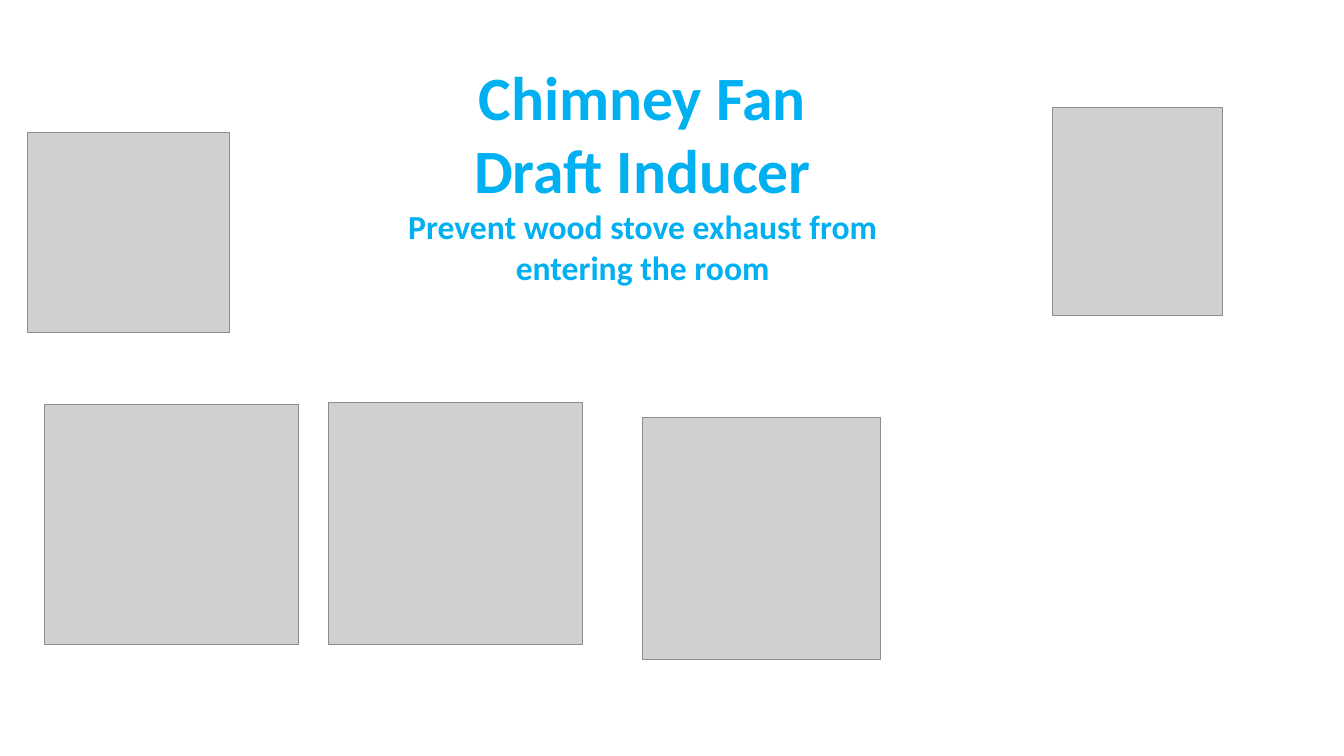
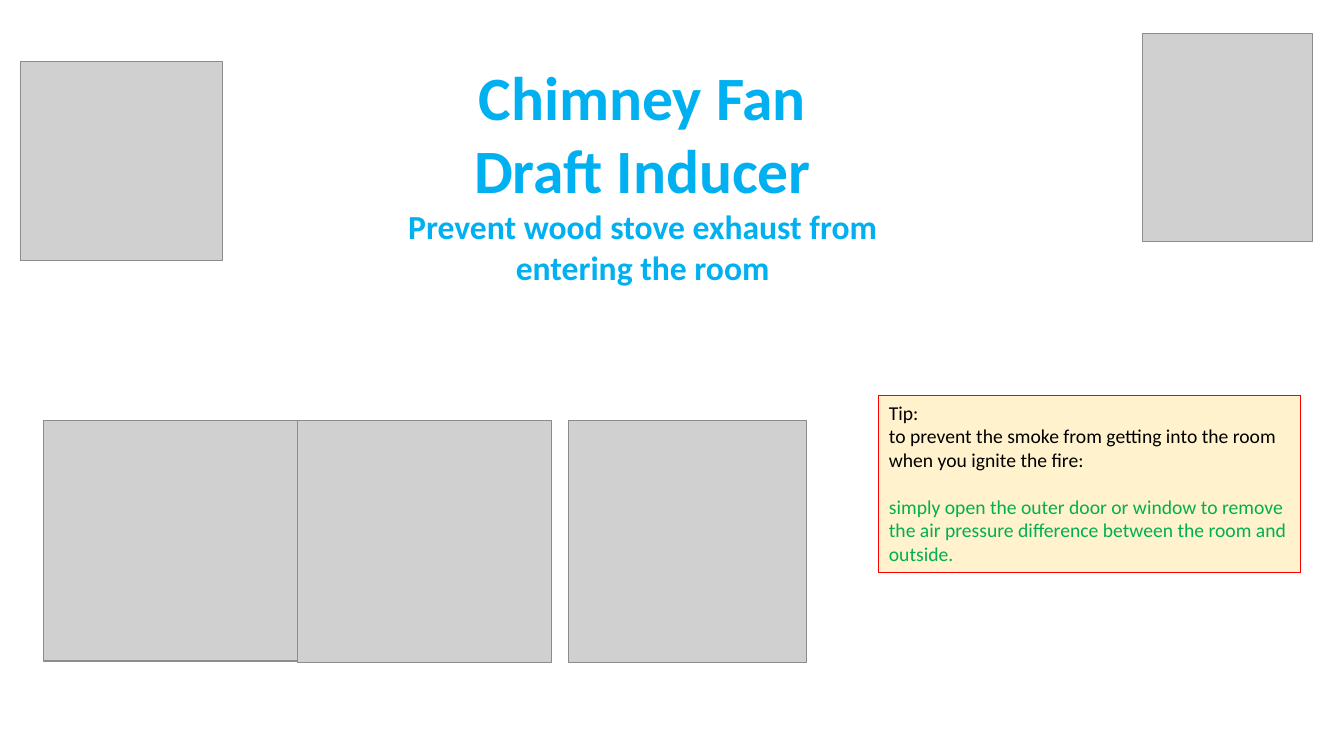
Before and after one commit to lselector/misc_farm, a slide deck: slide 1 of chimney_fan.pptx. Drawn at 1344x756 pixels with LibreOffice and Linux fonts; fonts in the diff are those of the drawing; grey boxes stand for pictures. Boxes give left, top, right and bottom in pixels: in the first picture for what was removed or moved away, otherwise in the second. Text is boxed around its words. In the diff, an @@ line names an element or a change of style, - is before the commit and + after.

Commit message:
update

```diff
--- a/chimney_fan.pptx
+++ b/chimney_fan.pptx
@@ picture: place and size @@
-picture at <box>1053,108,1223,316</box>
+picture at <box>1143,34,1314,242</box>
@@ picture: place and size @@
-picture at <box>27,133,229,333</box>
+picture at <box>20,62,222,261</box>
@@ rectangle added at <box>879,396,1301,573</box>, fill #FFF2CC, outline #FF0000 0.75 pt, 14 pt, text #00B050 @@
+Tip:
+to prevent the smoke from getting into the room when you ignite the fire:
+simply open the outer door or window to remove the air pressure difference between the room and outside.
@@ picture: place and size @@
-picture at <box>44,404,298,645</box>
+picture at <box>43,420,297,661</box>
@@ picture: place and size @@
-picture at <box>329,403,583,645</box>
+picture at <box>297,420,552,662</box>
@@ picture: place and size @@
-picture at <box>643,417,881,659</box>
+picture at <box>569,420,807,662</box>
```
